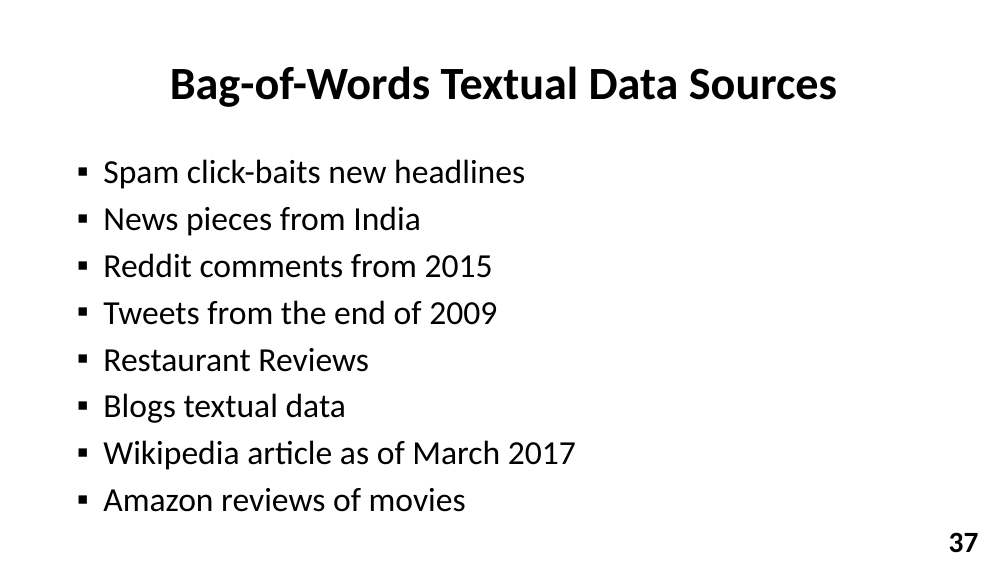
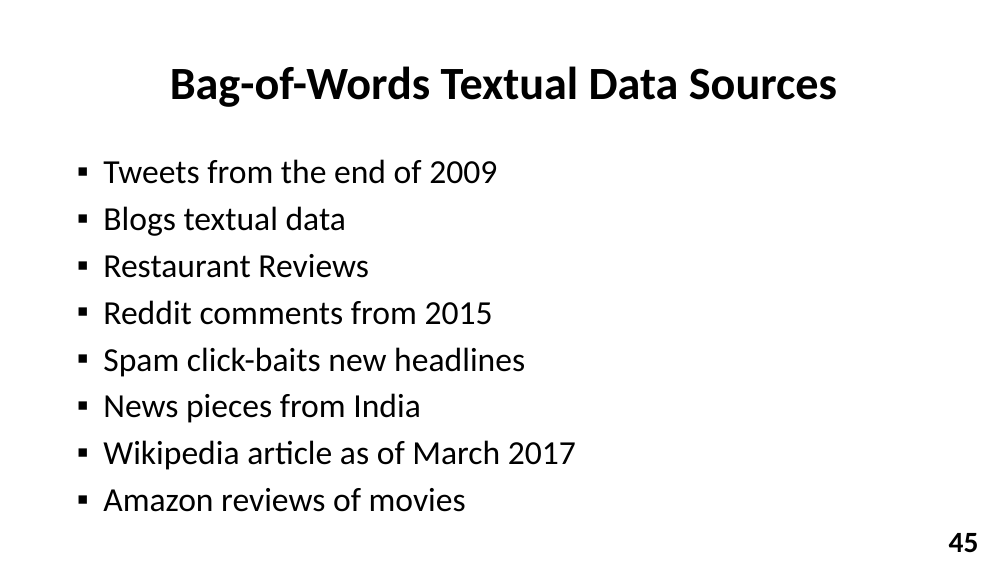
Before and after one commit to YuvalAlf/Distributed-Monitoring, a slide deck: slide 45 of What We Did So Far Dec 2018.pptx (slide 37 before the commit). Drawn at 1008x567 pixels with LibreOffice and Linux fonts; fonts in the diff are those of the drawing; background and template pictures are left out. Boxes give left, top, right and bottom in pixels: in the first picture for what was removed or moved away, otherwise in the second. Text is boxed around its words. In the diff, an @@ line names an element or a change of style, - is before the commit and + after.

```diff
--- a/What We Did So Far Dec 2018.pptx
+++ b/What We Did So Far Dec 2018.pptx
@@ text at (x1=103, y1=159, x2=497, y2=325): paragraphs added @@
+▪ Tweets from the end of 2009
+▪ Blogs textual data
+▪ Restaurant Reviews
+▪ Reddit comments from 2015
@@ text at (x1=103, y1=253, x2=497, y2=423): paragraphs removed @@
-▪ Reddit comments from 2015
-▪ Tweets from the end of 2009
-▪ Restaurant Reviews
-▪ Blogs textual data
@@ page number at (x1=949, y1=533, x2=979, y2=552): text changed @@
-37
+45
```
Also in this commit, not shown: 3 other slides changed, 16 slides added.
